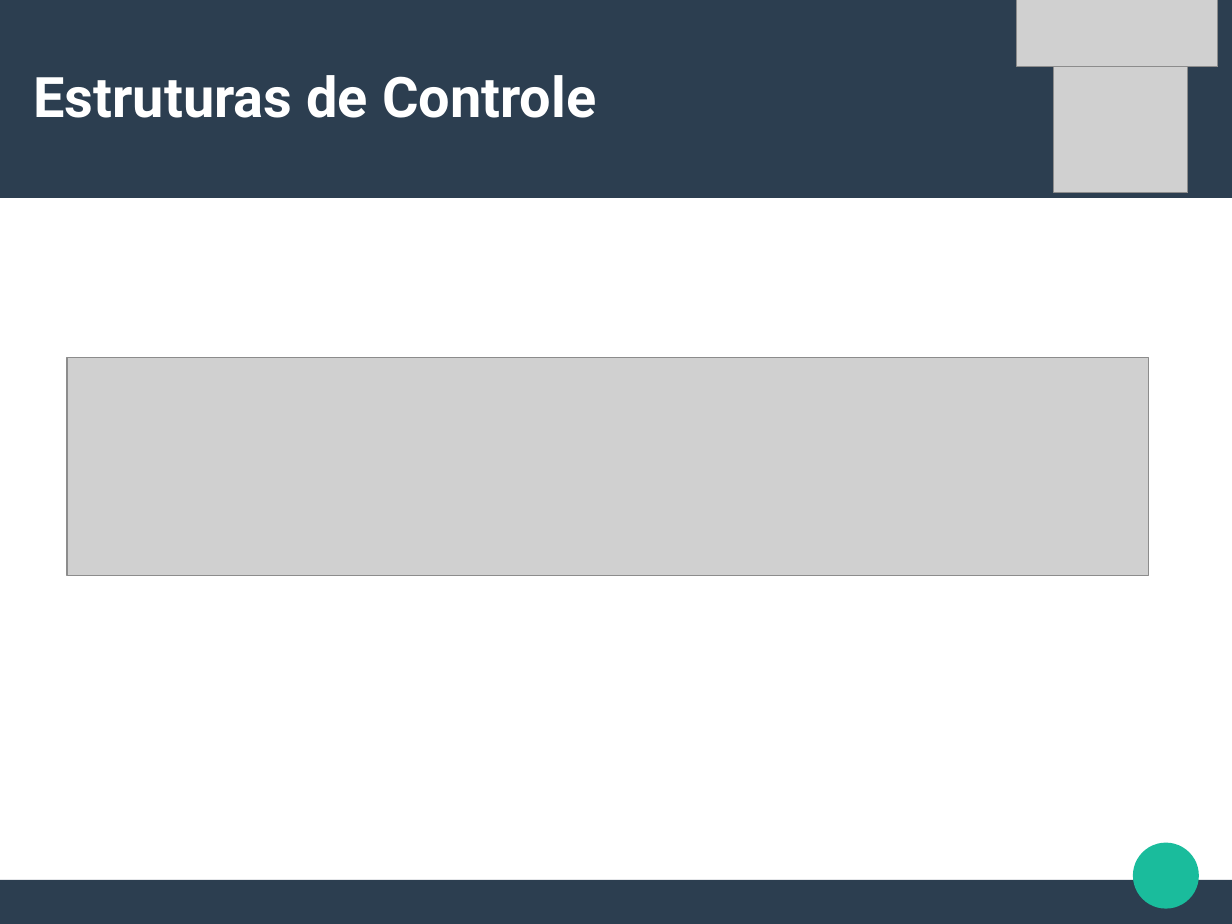
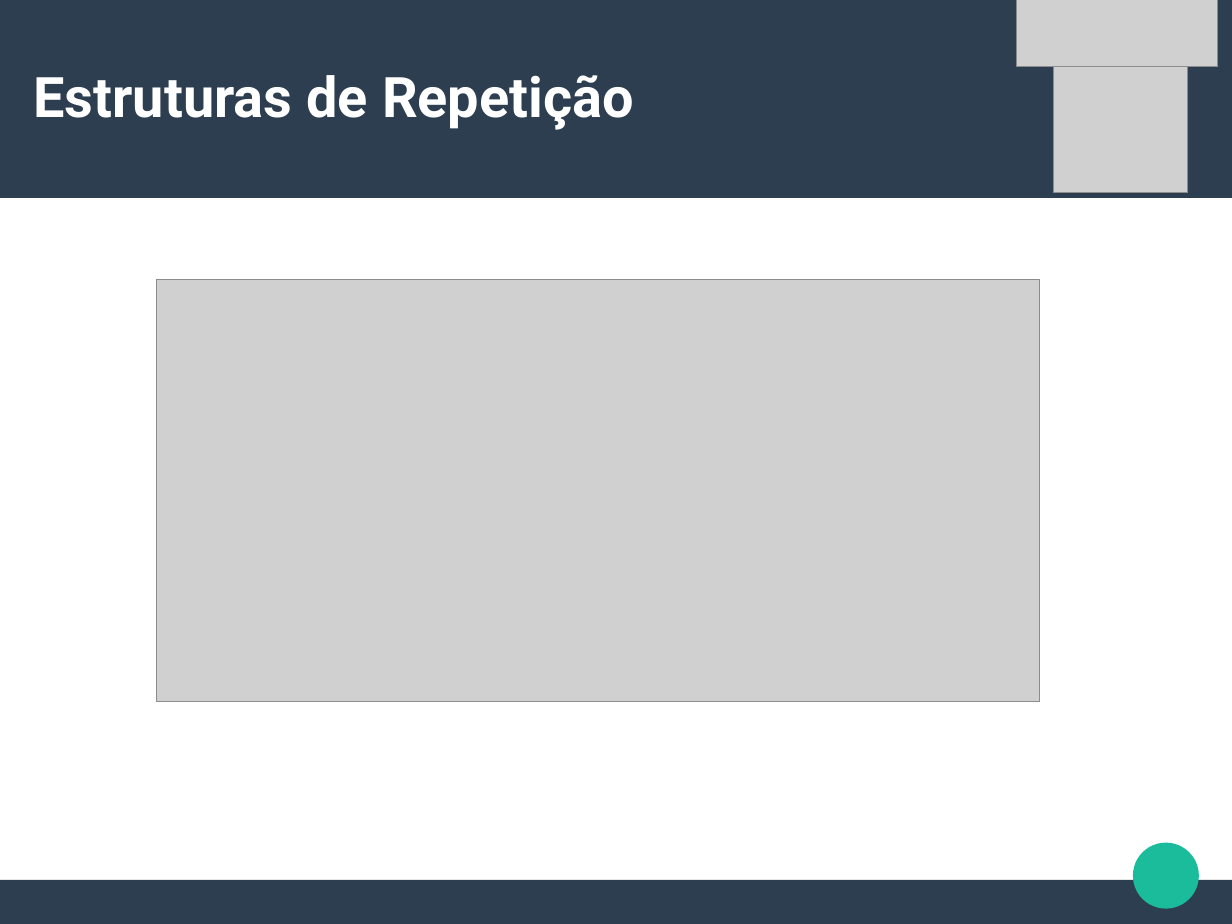
Before and after one commit to CalicoUFSC/minicurso-python, a slide deck: slide 16 of Aula1/Aula1.odp (slide 12 before the commit). Drawn at 1232x924 pixels with LibreOffice and Linux fonts; fonts in the diff are those of the drawing; grey boxes stand for pictures. Boxes give left, top, right and bottom in pixels: in the first picture for what was removed or moved away, otherwise in the second. Text is boxed around its words. In the diff, an @@ line names an element or a change of style, - is before the commit and + after.

```diff
--- a/Aula1/Aula1.odp
+++ b/Aula1/Aula1.odp
@@ title at (34, 75, 634, 130): text changed @@
-Estruturas de Controle
+Estruturas de Repetição
@@ picture: place and size @@
-picture at (67, 358, 1148, 576)
+picture at (157, 279, 1040, 702)
```
Also in this commit, not shown: 10 other slides changed, 3 slides added, 2 slides removed, 5 other files.
